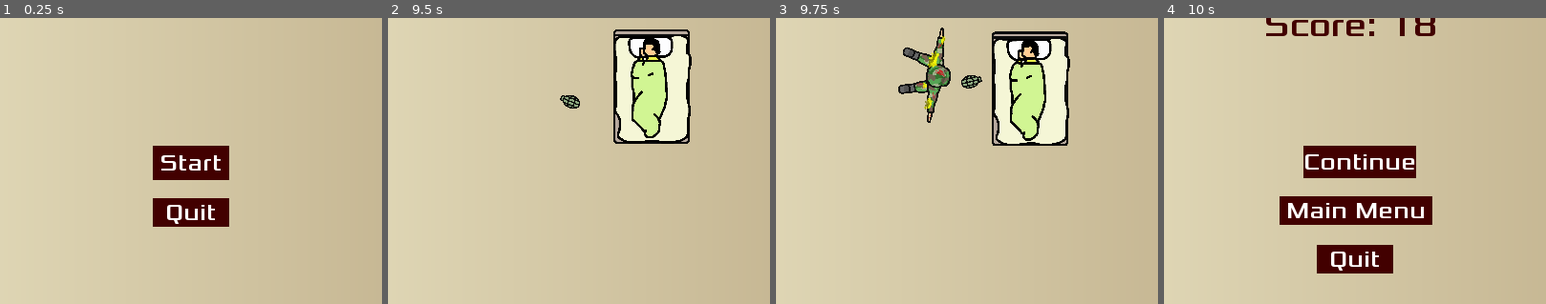
Above: before the commit, frames 1-4 (left to right).
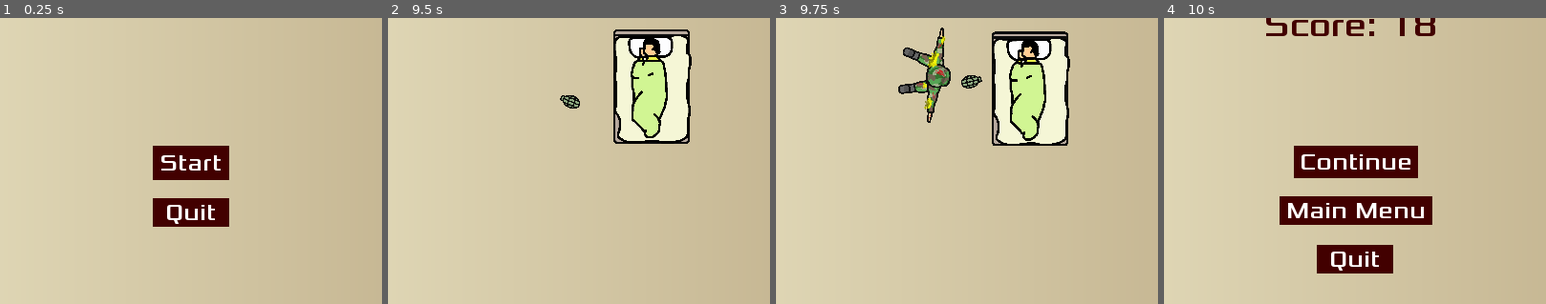
Above: after the commit, the same moments.

Repository: honoriocassiano/the-silent-protector-simulator
Game: Godot game, scene res://Main.tscn
Same seed, same stepped clock (60 frames per second), same inputs: the game is played once before the commit and once after it.
Inputs (mouse positions are % of the whole screen's width and height, from its top left):
- Up to frame 1 (0.25 s): no input
- Up to frame 2 (9.5 s): click "Start" at 0.5 s; move the mouse to (72, 45) at 1.27 s; hold Right (move_right) 1.28-2.03 s; move the mouse to (30, 55) at 2.02 s; hold Down (move_down) 2.03-2.78 s; move the mouse to (60, 28) at 2.77 s; hold Right (move_right) 2.78-3.53 s; move the mouse to (45, 70) at 3.52 s; hold Up (move_up) 3.53-4.28 s; move the mouse to (80, 65) at 4.27 s; hold Left (move_left) 4.28-5.78 s; move the mouse to (20, 35) at 5.02 s; move the mouse to (55, 50) at 5.77 s; hold Down (move_down) 5.78-6.53 s; move the mouse to (35, 25) at 6.52 s; hold Right (move_right) 6.53-7.28 s; move the mouse to (72, 45) at 7.27 s; hold Up (move_up) 7.28-8.03 s; move the mouse to (30, 55) at 8.02 s; hold Right (move_right) 8.03-8.78 s; move the mouse to (60, 28) at 8.77 s; hold Down (move_down) from 8.78 s (still down)
- Up to frame 3 (9.75 s): move the mouse to (45, 70) at 9.52 s; release Down (move_down) at 9.53 s; hold Left (move_left) from 9.53 s (still down)
- Up to frame 4 (10 s): keep holding Left (move_left)
The pictures show only the part of the screen within x 25-75%, y 44-94%; the shares and areas given below are measured in that part.

Frames 1-3 are identical in both runs. In frame 4, 1.3% of the frame differs, in the area x 34-67%, y 44-56%.

Commit message:
Increase horizontal margins of button "Continue"
Closes #28

Diff:
--- a/HUD.tscn
+++ b/HUD.tscn
@@ -156,11 +156,12 @@
 }
 
 [node name="RestartGameButton" type="Button" parent="EndScreen"]
-margin_left = 345.0
+anchor_right = 60.0
+margin_left = 335.0
 margin_top = 397.0
-margin_right = 455.0
+margin_right = 465.0
 margin_bottom = 431.0
-rect_pivot_offset = Vector2( 55, 17 )
+rect_pivot_offset = Vector2( 65, 17 )
 custom_styles/hover = SubResource( 8 )
 custom_styles/pressed = SubResource( 9 )
 custom_styles/normal = SubResource( 10 )
